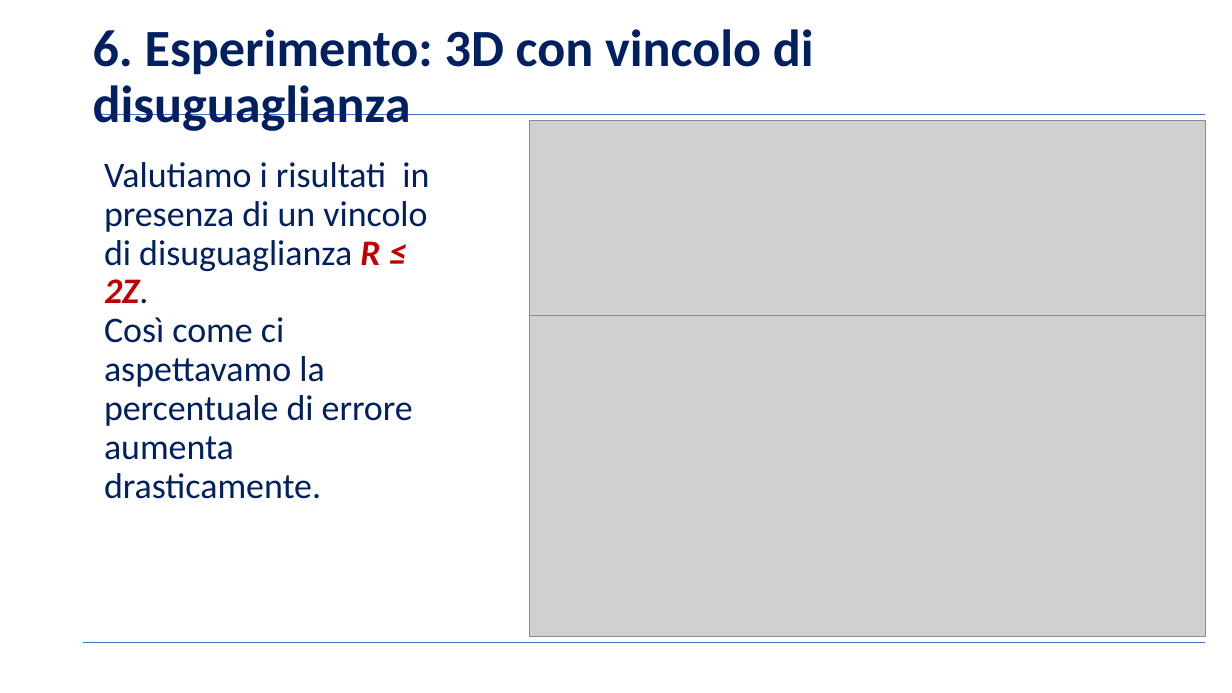
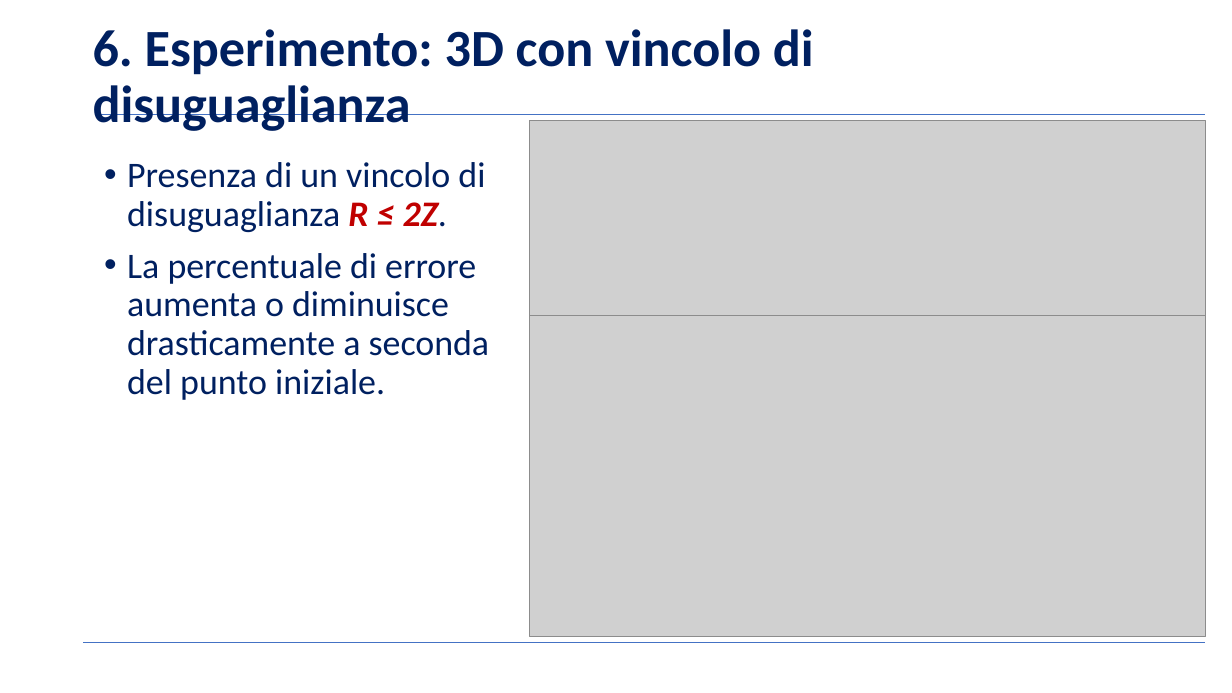
Before and after one commit to BernardoGiordano/NelderMeadMethod, a slide deck: slide 15 of writeup/Slides.pptx. Drawn at 1232x693 pixels with LibreOffice and Linux fonts; fonts in the diff are those of the drawing; grey boxes stand for pictures; background and template pictures are left out. Boxes give left, top, right and bottom in pixels: in the first picture for what was removed or moved away, otherwise in the second. Text is boxed around its words. In the diff, an @@ line names an element or a change of style, - is before the commit and + after.

Commit message:
Presentazione

```diff
--- a/writeup/Slides.pptx
+++ b/writeup/Slides.pptx
@@ text at box(127, 162, 490, 400): text changed @@
-Valutiamo i risultati in presenza di un vincolo di disuguaglianza R ≤ 2Z.
-Così come ci aspettavamo la percentuale di errore aumenta drasticamente.
+• Presenza di un vincolo di disuguaglianza R ≤ 2Z.
+• La percentuale di errore aumenta o diminuisce drasticamente a seconda del punto iniziale.
```
Also in this commit, not shown: 3 other slides changed, 3 slides added, 1 slide removed.
